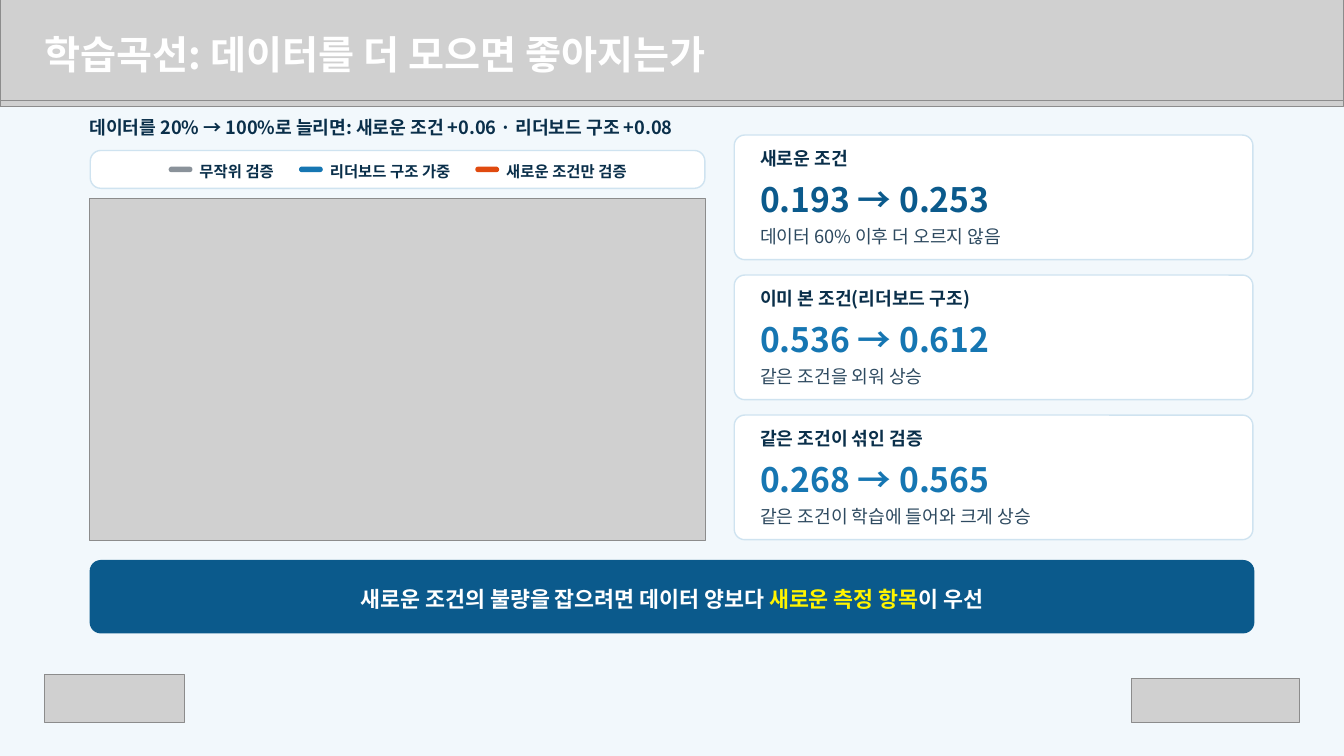
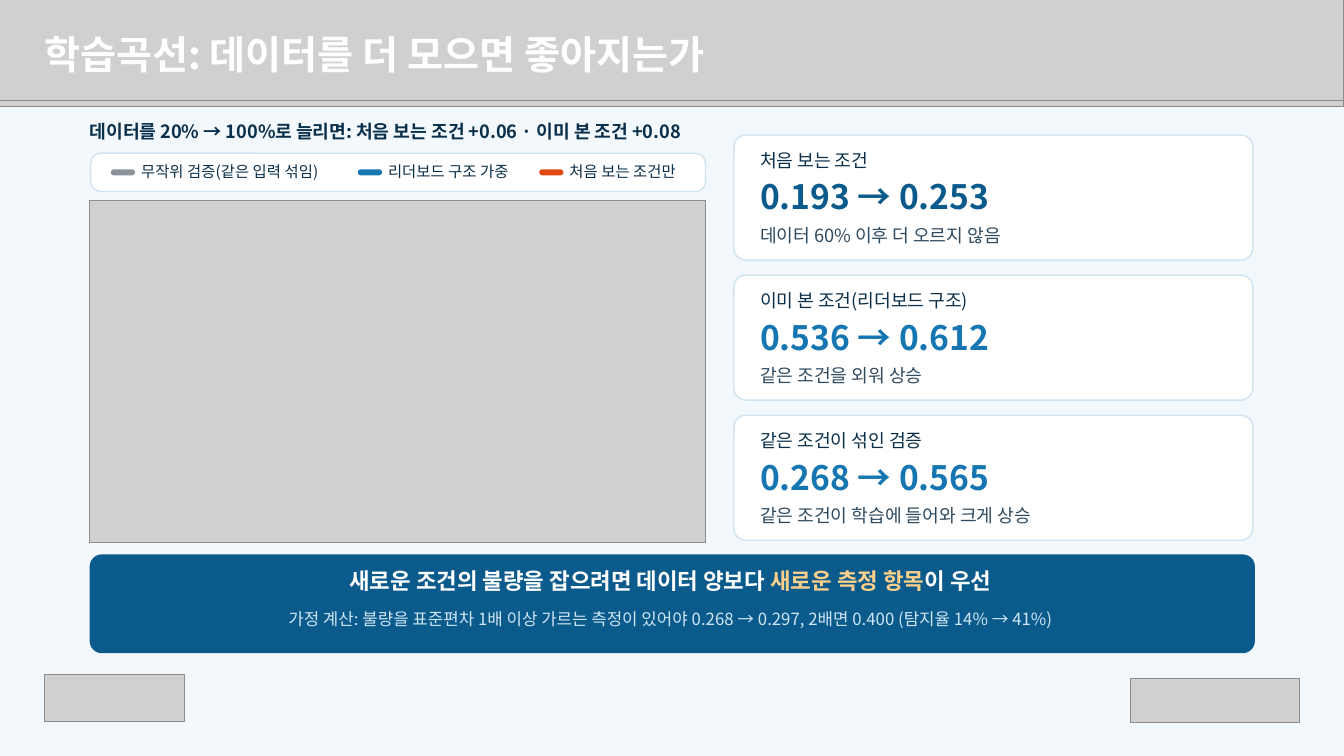
Before and after one commit to hajin-eng/team1-deeplearning, a slide deck: slide 5 of 최종프로젝트_학생배포/보고서/발표자료_1조.pptx. Drawn at 1344x756 pixels with LibreOffice and Linux fonts; fonts in the diff are those of the drawing; grey boxes stand for pictures. Boxes give left, top, right and bottom in pixels: in the first picture for what was removed or moved away, otherwise in the second. Text is boxed around its words. In the diff, an @@ line names an element or a change of style, - is before the commit and + after.

```diff
--- a/최종프로젝트_학생배포/보고서/발표자료_1조.pptx
+++ b/최종프로젝트_학생배포/보고서/발표자료_1조.pptx
@@ text at [90, 122, 681, 140]: text changed @@
-데이터를 20% → 100%로 늘리면: 새로운 조건 +0.06 · 리더보드 구조 +0.08
+데이터를 20% → 100%로 늘리면: 처음 보는 조건 +0.06 · 이미 본 조건 +0.08
@@ proportions changed in 4 elements at [734, 135, 1253, 260], [734, 275, 1253, 400], [734, 415, 1253, 540], [91, 153, 706, 192] @@
@@ rounded rectangle: place and size @@
-rounded rectangle at [168, 166, 193, 172]
+rounded rectangle at [111, 169, 135, 175]
@@ text at [141, 164, 319, 180]: text changed; bold off @@
-무작위 검증
+무작위 검증(같은 입력 섞임)
@@ rounded rectangle: place and size @@
-rounded rectangle at [299, 166, 324, 172]
+rounded rectangle at [358, 169, 382, 175]
@@ text "리더보드 구조 가중": place and size @@
-text "리더보드 구조 가중" at [330, 164, 450, 179]
+text "리더보드 구조 가중" at [388, 164, 508, 179]
@@ text "리더보드 구조 가중" at [388, 164, 508, 179]: bold off; line spacing 15.4pt to 1.1 @@
@@ text removed at [506, 164, 626, 179] @@
-새로운 조건만 검증
@@ rounded rectangle: place and size @@
-rounded rectangle at [476, 166, 500, 172]
+rounded rectangle at [539, 169, 564, 175]
@@ text added at [569, 164, 676, 179], 11 pt, text #0A2F4A @@
+처음 보는 조건만
@@ text at [760, 152, 868, 169]: text changed; bold off @@
-새로운 조건
+처음 보는 조건
@@ text "이미 본 조건(리더보드 구조)" at [760, 292, 969, 311]: bold off; line spacing 15.6pt to 1.1 @@
@@ text "같은 조건이 섞인 검증" at [760, 432, 922, 449]: bold off; line spacing 15.6pt to 1.1 @@
@@ line spacing 33.6pt to 1.1 in 3 elements at [760, 183, 989, 210], [760, 324, 989, 351], [760, 464, 989, 491] @@
@@ rounded rectangle added at [90, 555, 1255, 653], fill #0B5A8C @@
@@ text "새로운 조건의 불량을 잡으려면 데이터 ...": place and size @@
-text "새로운 조건의 불량을 잡으려면 데이터 ..." at [90, 561, 1255, 634]
+text "새로운 조건의 불량을 잡으려면 데이터 ..." at [349, 570, 991, 591]
@@ text "새로운 조건의 불량을 잡으려면 데이터 ..." at [349, 570, 991, 591]: size 15.5 to 16 pt; text colour #FFF400 to #FFD08A in "새로운 측정 항목이"; line spacing 21.7pt to 1.1; vertical alignment middle to top; fill #0B5A8C to none @@
@@ text added at [288, 611, 1052, 628], 12 pt, text #CFE6F5 @@
+가정 계산: 불량을 표준편차 1배 이상 가르는 측정이 있어야 0.268 → 0.297, 2배면 0.400 (탐지율 14% → 41%)
```
Also in this commit, not shown: 11 other slides changed, 8 slides added, 1 slide removed, 7 other files.
